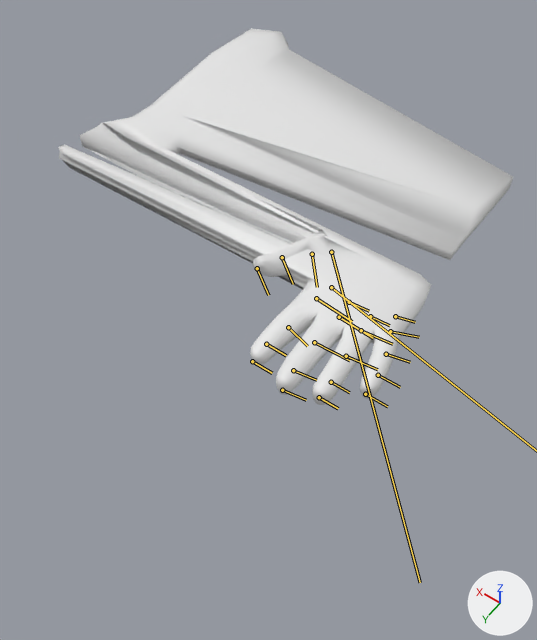
What one commit did to the FBX model Assets/Hands/Left-Hand.FBX.
Camera for both pictures: a 50 mm camera at (-0.95, 2.2, 2.35) aimed at (0.21, 0.58, -0.19). Every picture has the same lights, and +X, +Y and +Z are marked at lower right. Both versions are drawn at the pose saved in each file; the numbers are the values there. The bones that bend it are drawn over the model as lines.

Objects in the first picture: 'Palm'.
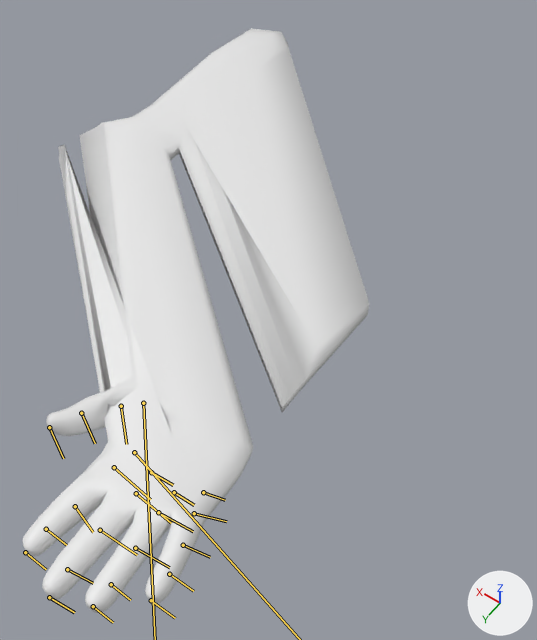
The change in detail:
Bone 'Bone-Finger-02-00' (bone_bone_finger_02_00) moves from (0.4, 53.7, -1.6) to (40.7, 44.1, -1.6).
Bone 'Bone-Finger-01-00' (bone_bone_finger_01_00) moves from (-0.9, 53.7, -1.6) to (39.6, 45.1, -1.6).
Bone 'Bone-Finger-00-00' (bone_bone_finger_00_00) moves from (10.1, 52.7, -1.6) to (48.0, 36.0, -1.6).
Bone 'Bone-Finger-03-01' (bone_bone_finger_03_01) moves from (-9.0, 52.9, -1.6) to (32.4, 50.5, -1.6).
Bone 'Bone-Thumb-01' (bone_bone_thumb_01) moves from (-43.5, 31.5, -1.6) to (-12.3, 58.7, -1.6).

Where the change shows, as pixel boxes (x1, y1, x2, y2) in the pictures (537 x 640 px):
'Palm', posed (24% narrower, 55% taller)
    before: (58, 28, 513, 405)
    after: (23, 28, 369, 613)
bone 'Bone-Finger-02-00', root to tip
    before: (349, 302) to (369, 311)
    after: (151, 472) to (173, 485)
bone 'Bone-Finger-01-00', root to tip
    before: (370, 316) to (389, 325)
    after: (174, 492) to (194, 505)
bone 'Bone-Finger-00-00', root to tip
    before: (395, 316) to (415, 322)
    after: (203, 492) to (225, 500)
bone 'Bone-Finger-03-01', root to tip
    before: (316, 298) to (352, 321)
    after: (114, 467) to (150, 499)
bone 'Bone-Thumb-01', root to tip
    before: (312, 254) to (317, 287)
    after: (121, 406) to (126, 444)
